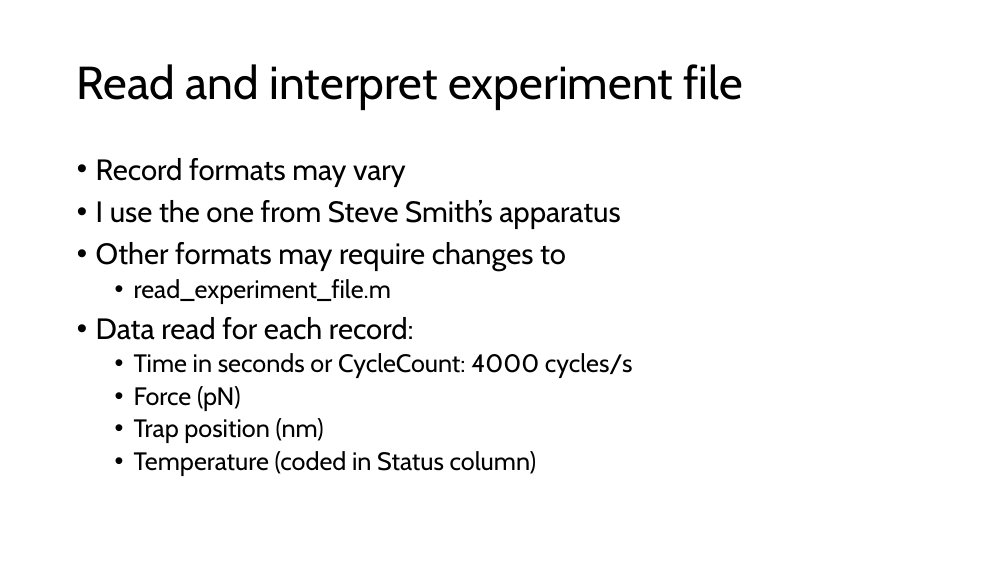
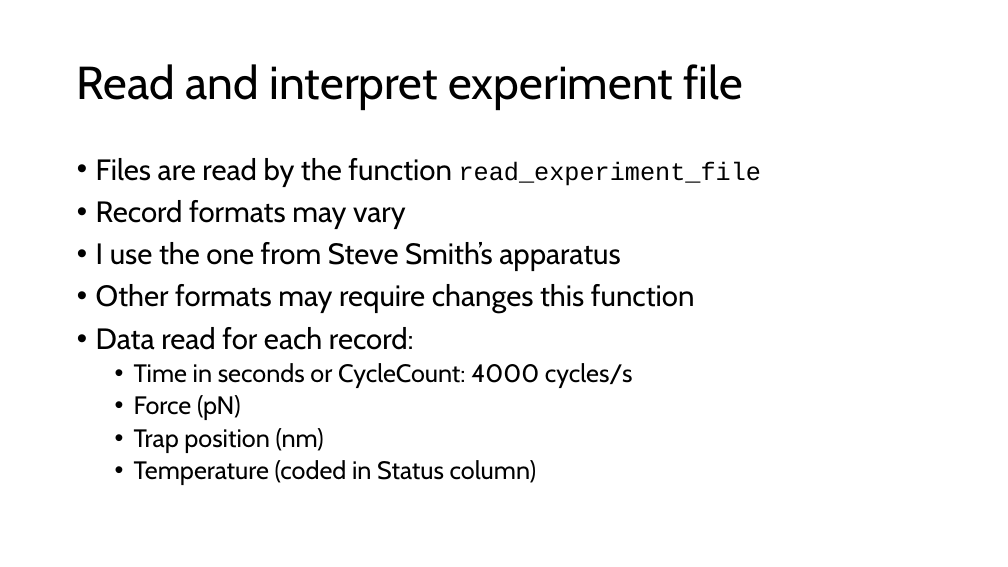
Before and after one commit to are-mj/OpticalTweezers, a slide deck: slide 7 of Summer school 2024/Analysis of protein stretching experiments.pptx (slide 6 before the commit). Drawn at 1008x567 pixels with LibreOffice and Linux fonts; fonts in the diff are those of the drawing. Boxes give left, top, right and bottom in pixels: in the first picture for what was removed or moved away, otherwise in the second. Text is boxed around its words. In the diff, an @@ line names an element or a change of style, - is before the commit and + after.

```diff
--- a/Summer school 2024/Analysis of protein stretching experiments.pptx
+++ b/Summer school 2024/Analysis of protein stretching experiments.pptx
@@ text at <box>96,158,762,187</box>: paragraph added @@
+• Files are read by the function read_experiment_file
@@ text at <box>96,284,695,314</box>: text changed @@
-• Other formats may require changes to
-  • read_experiment_file.m
+• Other formats may require changes this function
```
Also in this commit, not shown: 10 other slides changed, 2 slides added, 2 other files.
